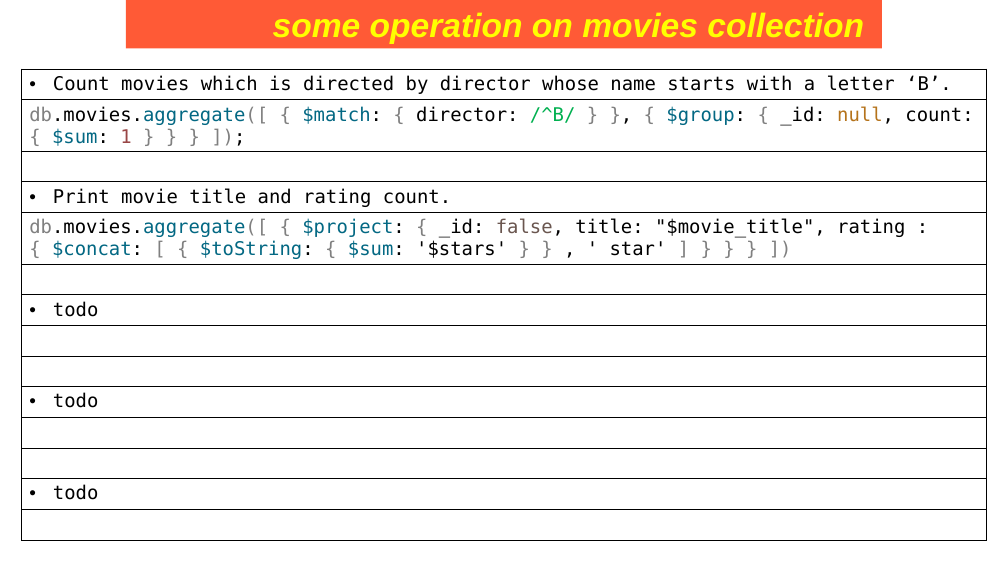
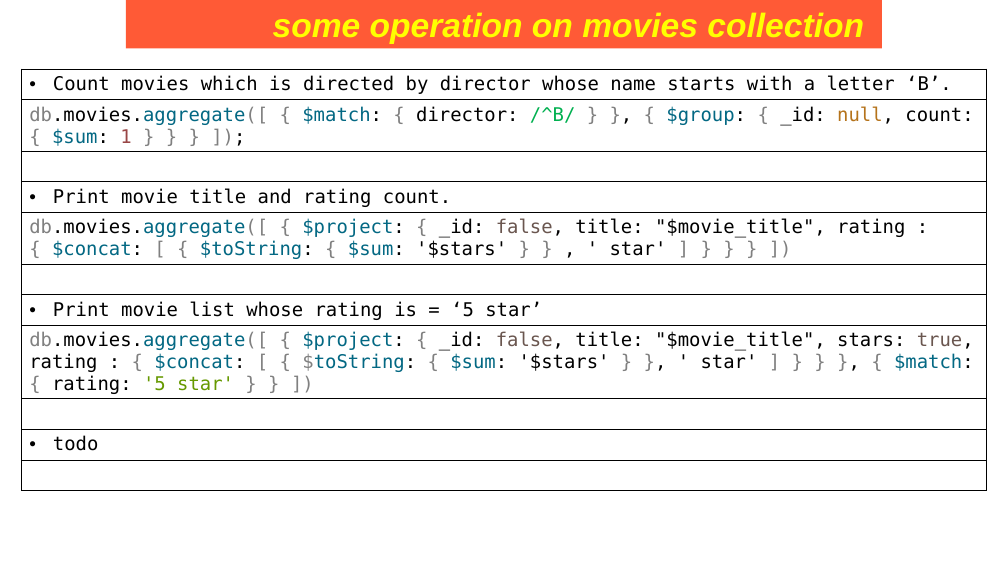
Before and after one commit to Saleel-Bagde/PPT-s, a slide deck: slide 222 of MongoDB PPT.pptx. Drawn at 1008x567 pixels with LibreOffice and Linux fonts; fonts in the diff are those of the drawing. Boxes give left, top, right and bottom in pixels: in the first picture for what was removed or moved away, otherwise in the second. Text is boxed around its words. In the diff, an @@ line names an element or a change of style, - is before the commit and + after.

```diff
--- a/MongoDB PPT.pptx
+++ b/MongoDB PPT.pptx
@@ table at [22,70,987,496] @@
-row 7, column 1: todo
+row 7, column 1: Print movie list whose rating is = ‘5 star’
@@ row 8, column 1: "" to "db.movies.aggregate([ { $project: { _id: false, title: "$movie_title", stars: true, rating : { $concat: [ { $toString: { $sum: '$stars' } }, ' star' ] } } }, { $match: { rating: '5 star' } } ])" @@
-row 12: 
-row 13: todo
-row 14: 
```
